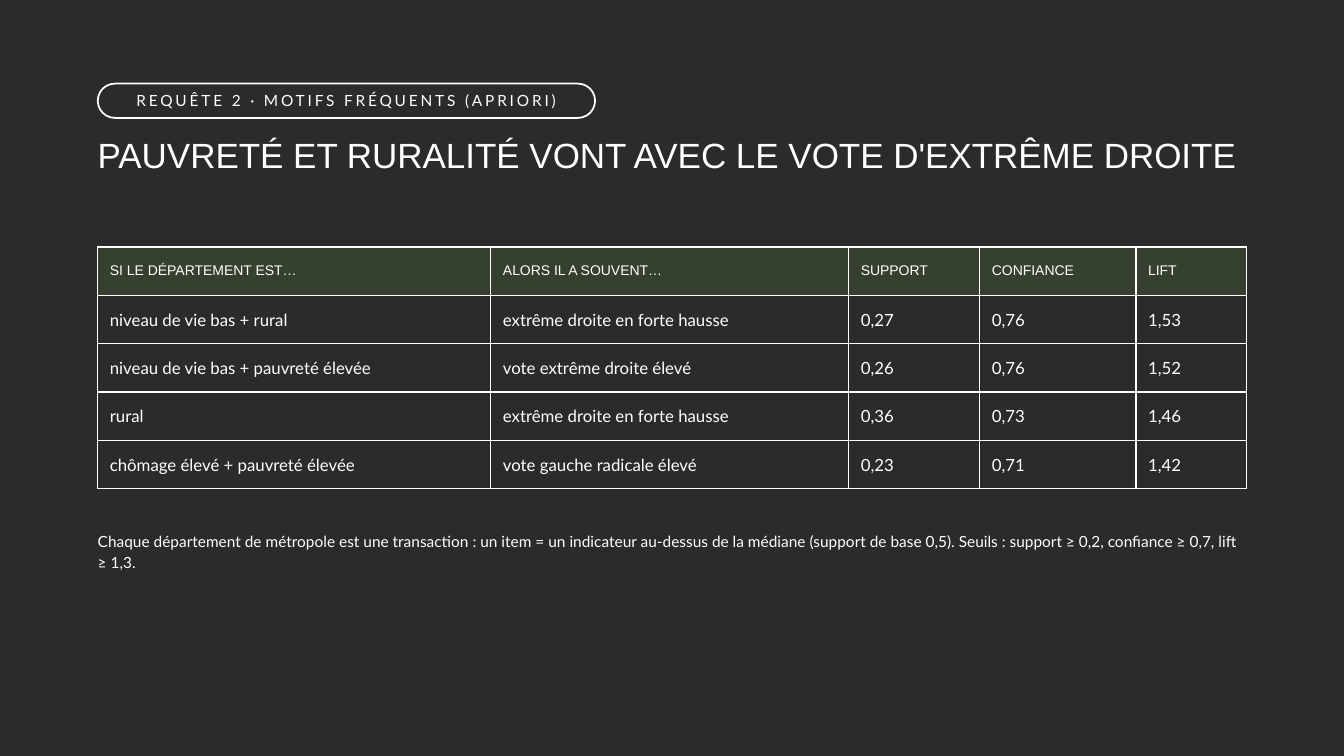
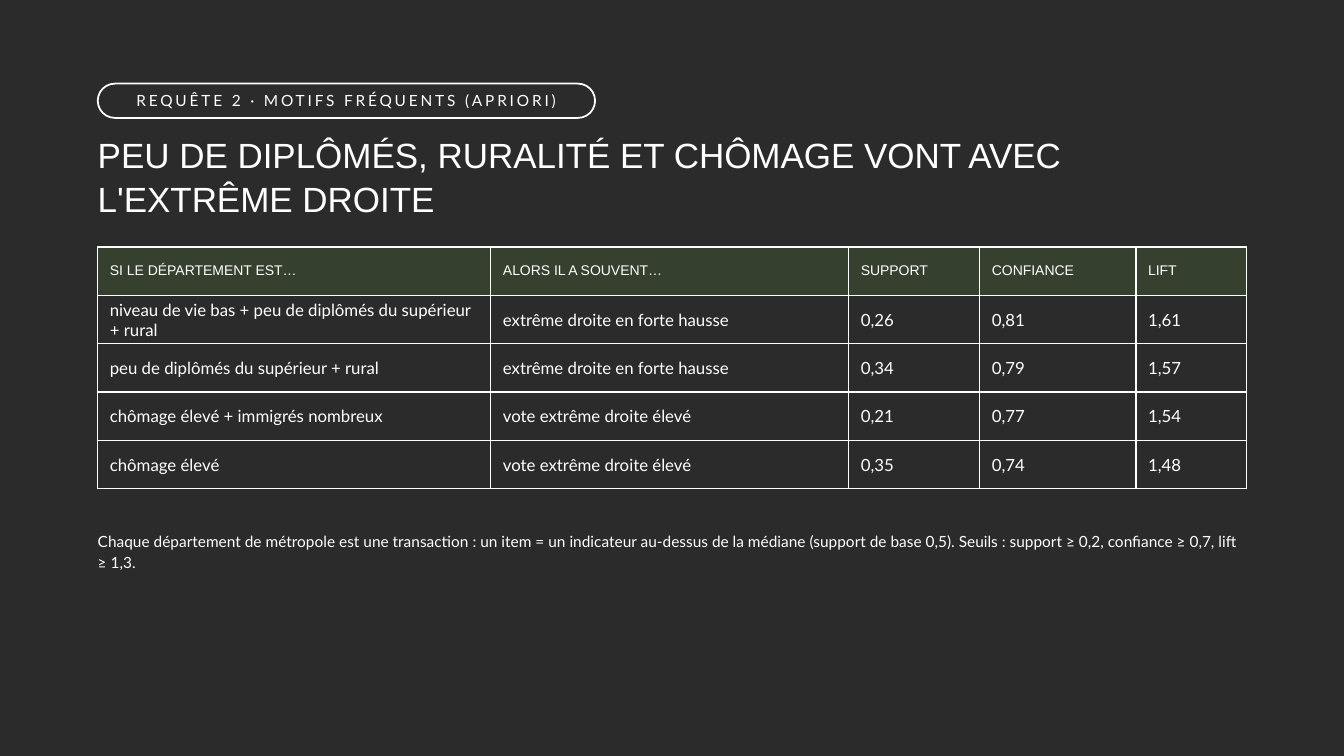
Before and after one commit to TazBrks/presidentielles-france-2027, a slide deck: slide 7 of docs/BOURKHIS_slides.pptx. Drawn at 1344x756 pixels with LibreOffice and Linux fonts; fonts in the diff are those of the drawing; background and template pictures are left out; a plain dark background stands for a picture behind light text. Boxes give left, top, right and bottom in pixels: in the first picture for what was removed or moved away, otherwise in the second. Text is boxed around its words. In the diff, an @@ line names an element or a change of style, - is before the commit and + after.

Commit message:
Slides : âge, chômage et diplôme (Apriori, R² 0,77)

```diff
--- a/docs/BOURKHIS_slides.pptx
+++ b/docs/BOURKHIS_slides.pptx
@@ text at (98,139,1061,213): text changed @@
-PAUVRETÉ ET RURALITÉ VONT AVEC LE VOTE D'EXTRÊME DROITE
+PEU DE DIPLÔMÉS, RURALITÉ ET CHÔMAGE VONT AVEC L'EXTRÊME DROITE
@@ table at (98,247,1247,478) @@
-row 2: niveau de vie bas + rural | extrême droite en forte hausse | 0,27 | 0,76 | 1,53
+row 2: niveau de vie bas + peu de diplômés du supérieur + rural | extrême droite en forte hausse | 0,26 | 0,81 | 1,61
-row 3: niveau de vie bas + pauvreté élevée | vote extrême droite élevé | 0,26 | 0,76 | 1,52
+row 3: peu de diplômés du supérieur + rural | extrême droite en forte hausse | 0,34 | 0,79 | 1,57
-row 4: rural | extrême droite en forte hausse | 0,36 | 0,73 | 1,46
+row 4: chômage élevé + immigrés nombreux | vote extrême droite élevé | 0,21 | 0,77 | 1,54
-row 5: chômage élevé + pauvreté élevée | vote gauche radicale élevé | 0,23 | 0,71 | 1,42
+row 5: chômage élevé | vote extrême droite élevé | 0,35 | 0,74 | 1,48
```
Also in this commit, not shown: 3 other slides changed, 1 other file.
